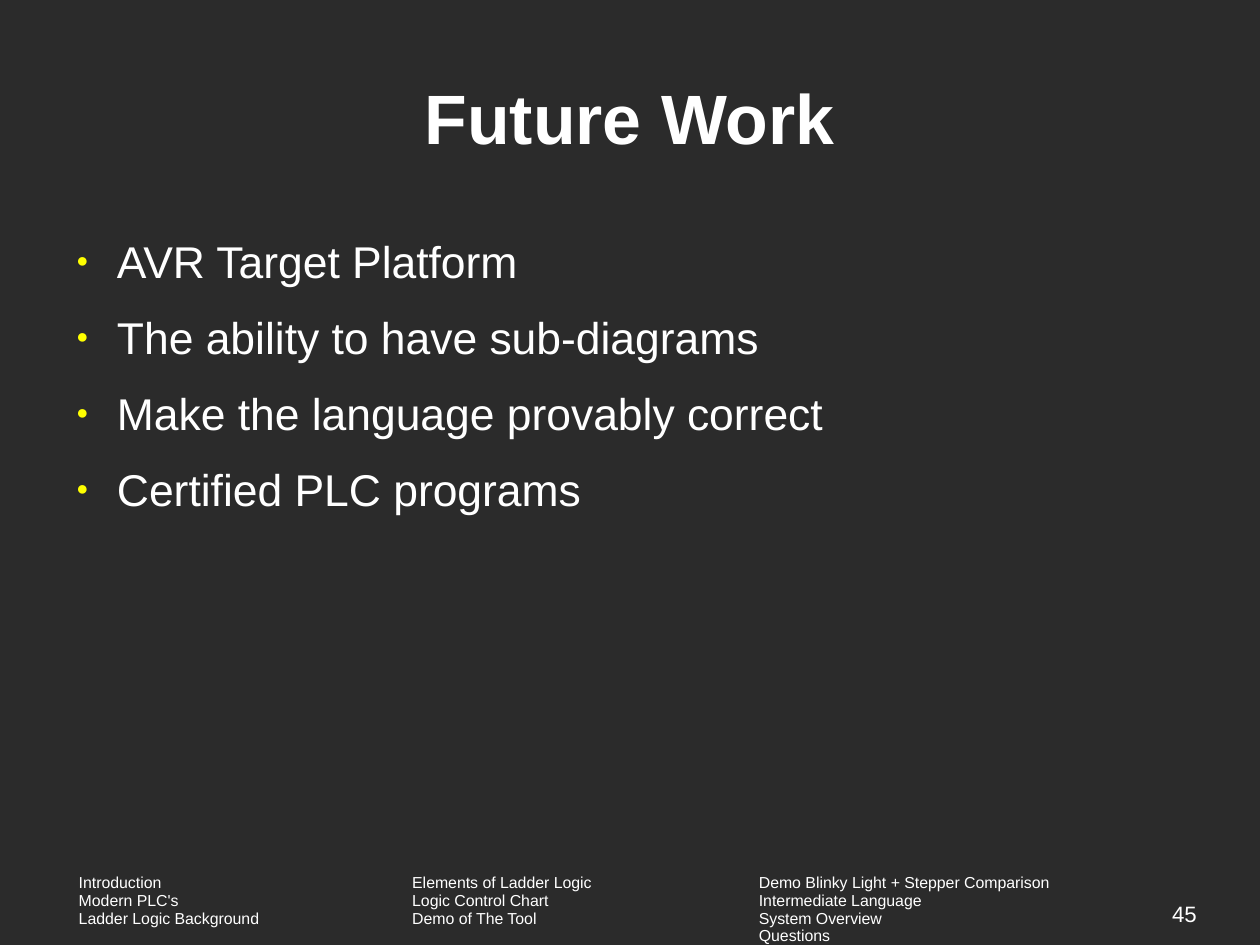
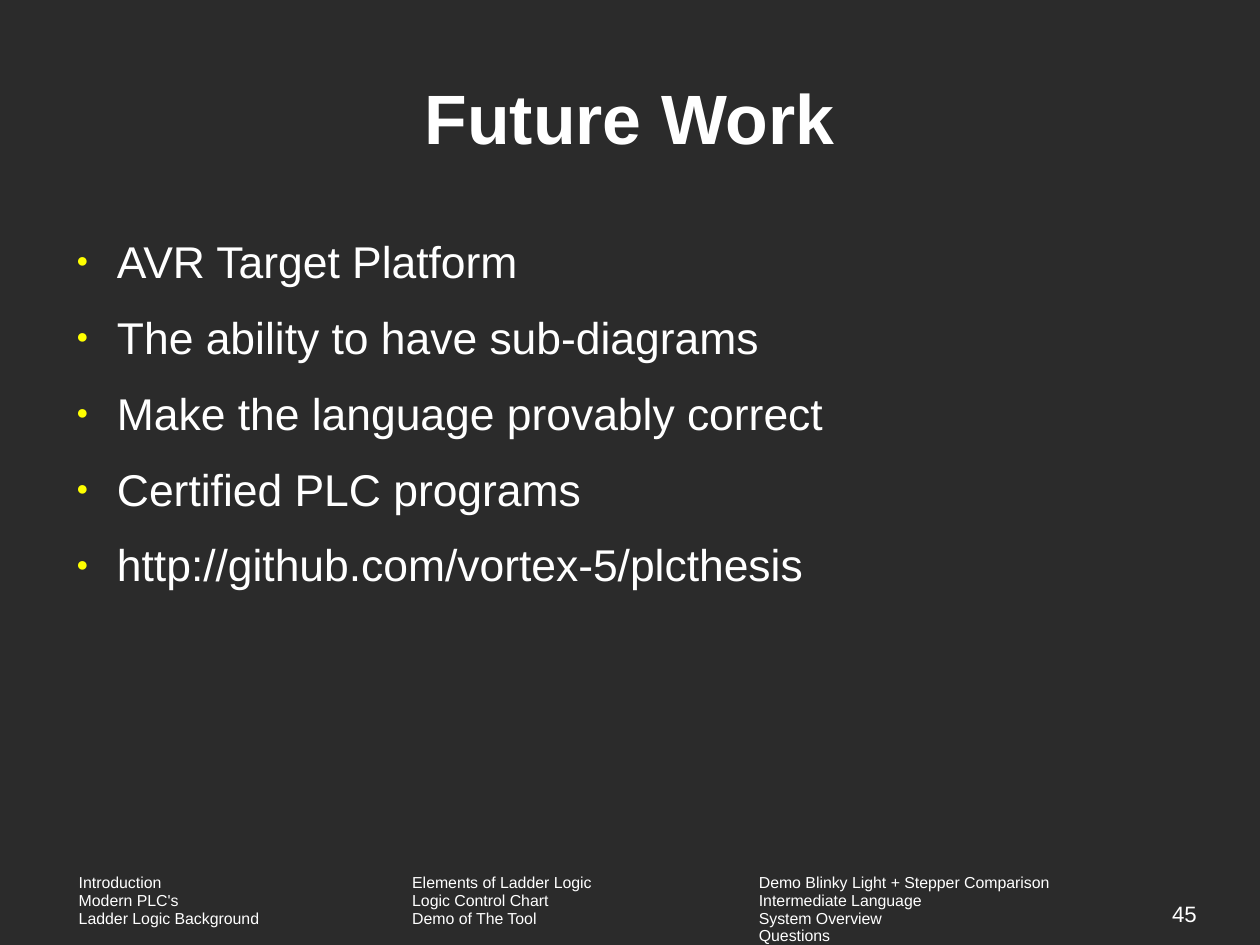
Before and after one commit to vortex-5/plcthesis, a slide deck: slide 45 of presentation/defense.odp. Drawn at 1260x945 pixels with LibreOffice and Linux fonts; fonts in the diff are those of the drawing; background and template pictures are left out; a plain dark background stands for a picture behind light text. Boxes give left, top, right and bottom in pixels: in the first picture for what was removed or moved away, otherwise in the second. Text is boxed around its words. In the diff, an @@ line names an element or a change of style, - is before the commit and + after.

```diff
--- a/presentation/defense.odp
+++ b/presentation/defense.odp
@@ text at (117, 548, 803, 591): paragraph added @@
+● http://github.com/vortex-5/plcthesis
```
Also in this commit, not shown: 1 other slide changed.
